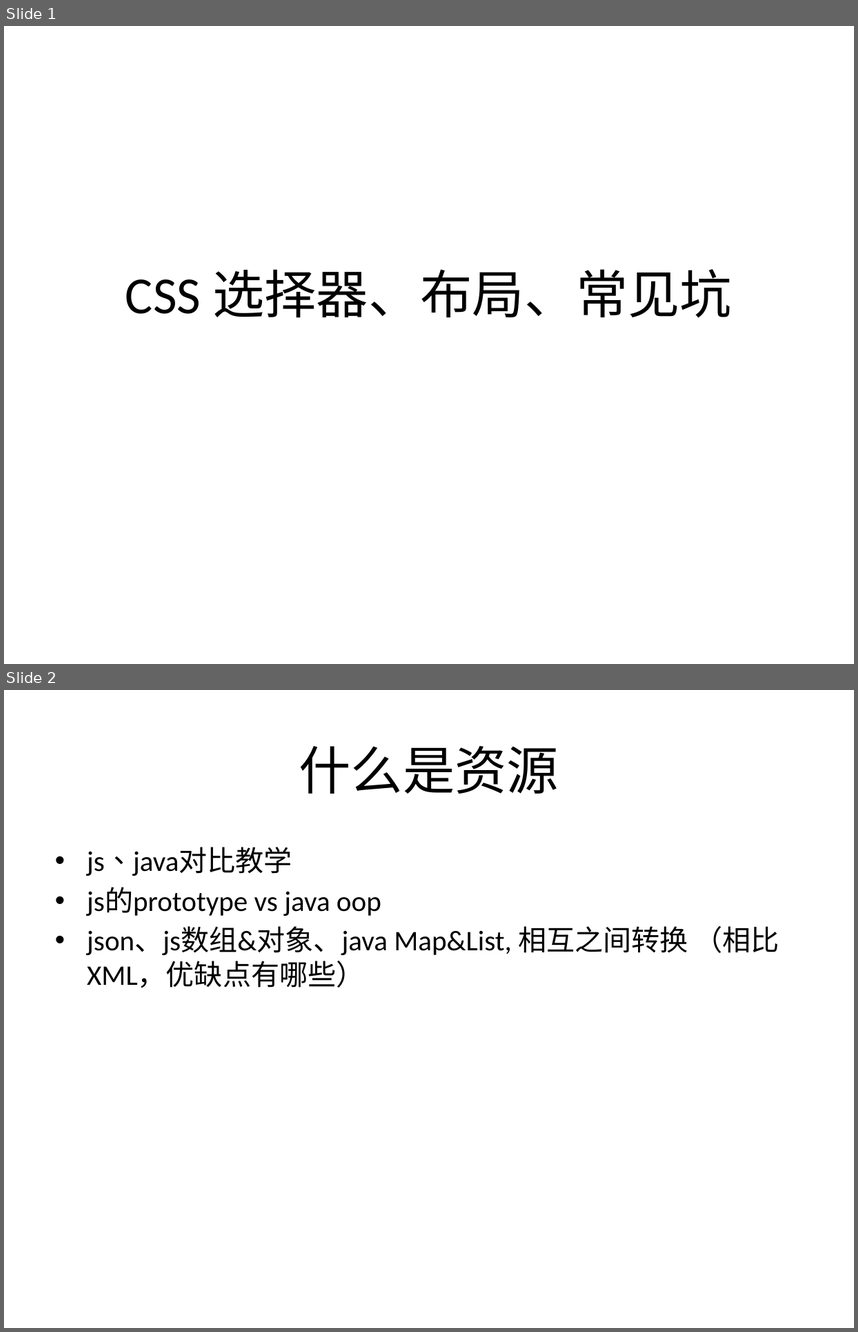
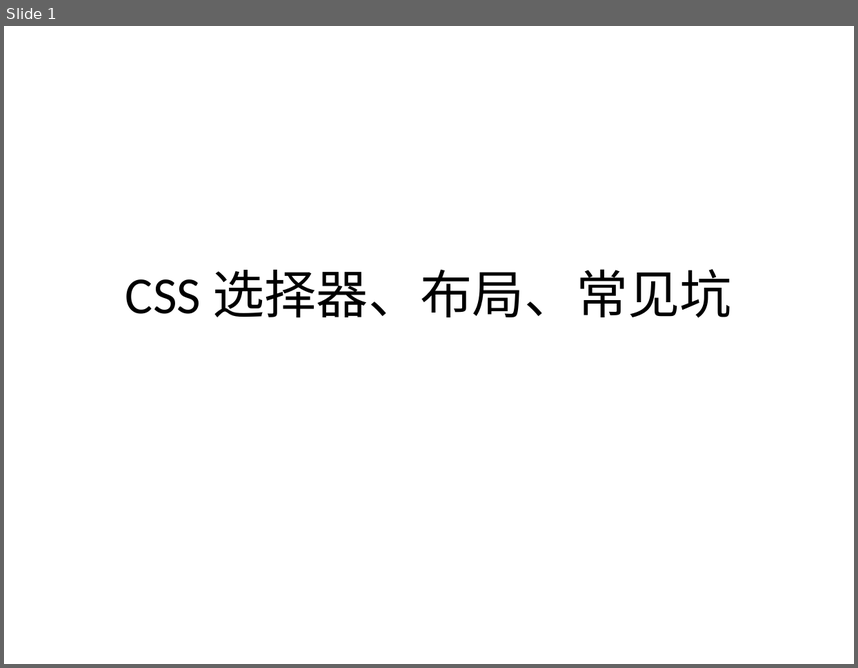
Before and after one commit to boubei-com/boubei-learn, a slide deck: doc/前端-CSS.pptx. Shown one above the other, each under a label of ours: slides 1 and 2 before the commit, slide 1 after it. The pictures are 858x1332 and 858x668 pixels, drawn with LibreOffice and Linux fonts; fonts in the diff are those of the drawing. Boxes give left, top, right and bottom in pixels: in the first picture for what was removed or moved away, otherwise in the second. Text is boxed around its words. In the diff, an @@ line names an element or a change of style, - is before the commit and + after.

```diff
--- a/doc/前端-CSS.pptx
+++ b/doc/前端-CSS.pptx
@@ slide 2 removed at (x1=4, y1=690, x2=854, y2=1328), background #FFFFFF @@
@@ title removed at (x1=299, y1=746, x2=559, y2=793) @@
-什么是资源
@@ text removed at (x1=87, y1=848, x2=780, y2=988) @@
-• js、java对比教学
-• js的prototype vs java oop
-• json、js数组&对象、java Map&List, 相互之间转换 （相比XML，优缺点有哪些）
```
Also in this commit, not shown: 1 slide added, 1 other slide removed, 9 other files.
